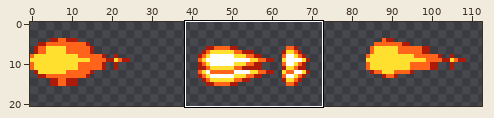
One commit to this sprite sheet: guns/doomshell/doomsshotgun/bulletmuzzle3.png. Above: a wide view before the commit, with the close-up outlined.
Close-up. As it was:
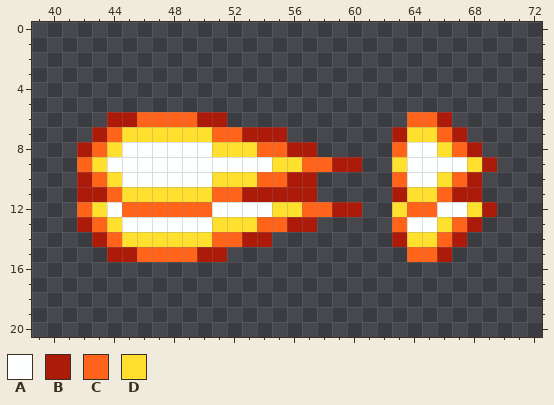
The file is 126x21 pixels. Shown: x 39..72, y 0..20. The wide view leaves out empty margins.
Palette (. is transparent): A #feffff  B #ac1a09  C #ff641a  D #ffe02e
Pixels before, first column x 42:
 6 ..BBCCCCBB............CCB...
 7 .BCDDDDDDCCBBB.......BDDCB..
 8 BCDAAAAAADDDCCBB.....CAADCB.
 9 CDAAAAAAAAAAADDCCBB..DAAAADB
10 BCDAAAAAADDDCCBB.....CAADCB.
11 BBCDDDDDDCCBBBBB.....BDDCBB.
12 CDACCCCCCAAAADDCCBB..DCCAADB
13 BCDAAAAAADDDCCBB.....CAADCB.
14 .BCDDDDDDCCBB........BDDCB..
15 ..BBCCCCBB............CCB...
Now the later version:
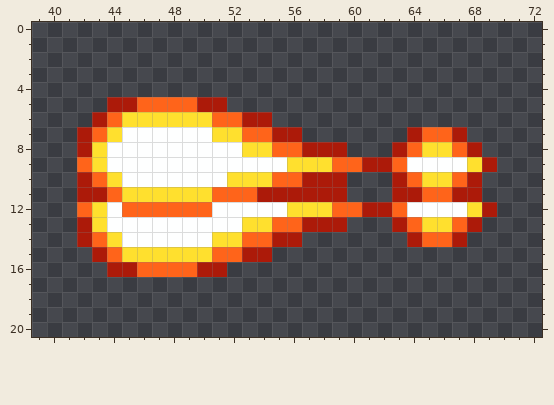
Difference:
{"y":5,"x":44,"old":"........","new":"BBCCCCBB"}
{"y":6,"x":43,"old":".BBCCCCBB...","new":"BCDDDDDDCCBB"}
{"y":6,"x":64,"old":"CCB","new":"..."}
{"y":7,"x":42,"old":".BCDDDDDDCCBB","new":"BCDAAAAAADDCC"}
{"y":7,"x":56,"old":".","new":"B"}
{"y":7,"x":63,"old":"BDD","new":".BC"}
{"y":8,"x":43,"old":"CD","new":"DA"}
{"y":8,"x":51,"old":"DD","new":"AA"}
{"y":8,"x":54,"old":"C","new":"D"}
{"y":8,"x":56,"old":"B","new":"C"}
{"y":8,"x":58,"old":"..","new":"BB"}
{"y":8,"x":63,"old":"CAA","new":"BCD"}
{"y":9,"x":55,"old":"D","new":"A"}
{"y":9,"x":57,"old":"CCBB..D","new":"DDCCBBC"}
{"y":10,"x":51,"old":"D","new":"A"}
{"y":10,"x":54,"old":"C","new":"D"}
{"y":10,"x":56,"old":"B","new":"C"}
{"y":10,"x":58,"old":"..","new":"BB"}
{"y":10,"x":63,"old":"CAA","new":"BCD"}
{"y":11,"x":53,"old":"B","new":"C"}
{"y":11,"x":58,"old":"..","new":"BB"}
{"y":11,"x":64,"old":"DD","new":"BC"}
{"y":12,"x":55,"old":"D","new":"A"}
{"y":12,"x":57,"old":"CCBB..DCC","new":"DDCCBBCAA"}
{"y":13,"x":43,"old":"CD","new":"DA"}
{"y":13,"x":51,"old":"DD","new":"AA"}
{"y":13,"x":54,"old":"C","new":"D"}
{"y":13,"x":56,"old":"B","new":"C"}
{"y":13,"x":58,"old":"..","new":"BB"}
{"y":13,"x":63,"old":"CAA","new":"BCD"}
{"y":14,"x":42,"old":".BCDDDDDDCCBB..","new":"BCDAAAAAADDCCBB"}
{"y":14,"x":63,"old":"BDD","new":".BC"}
{"y":15,"x":43,"old":".BBCCCCBB...","new":"BCDDDDDDCCBB"}
{"y":15,"x":64,"old":"CCB","new":"..."}
{"y":16,"x":44,"old":"........","new":"BBCCCCBB"}
